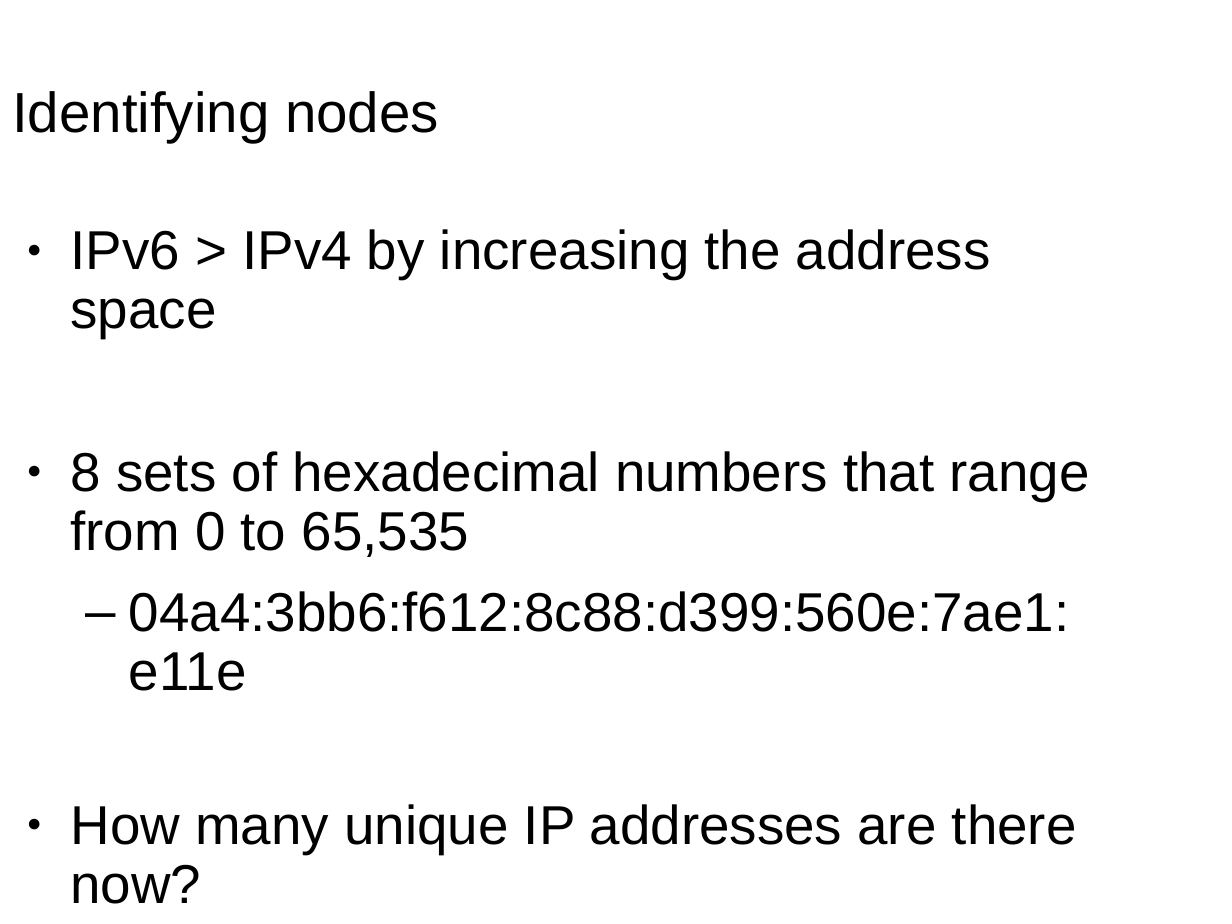
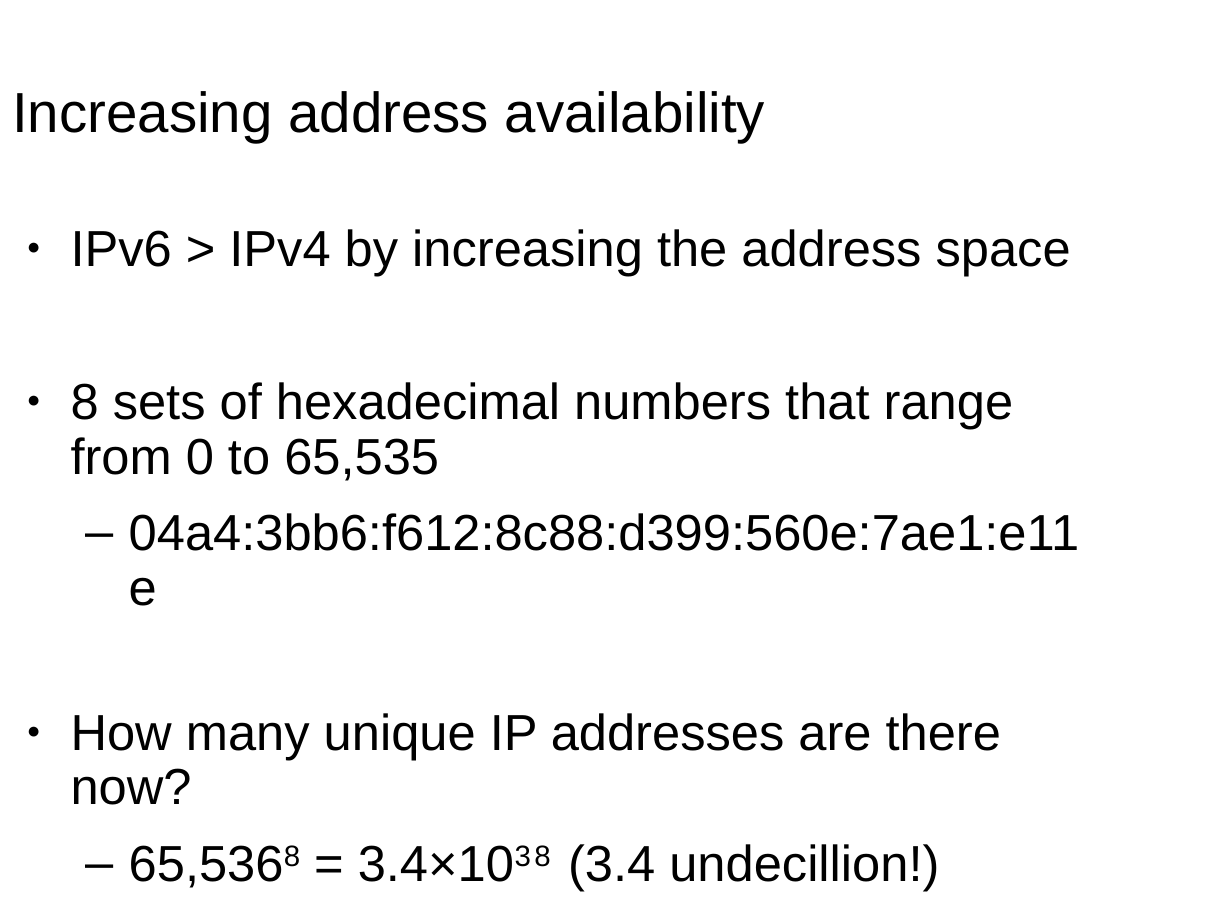
Before and after one commit to wu4f/cyberpdx-crypto, a slide deck: slide 10 of www/static/NetWorkProtocolsLecture4.pptx (slide 11 before the commit). Drawn at 1232x924 pixels with LibreOffice and Linux fonts; fonts in the diff are those of the drawing. Boxes give left, top, right and bottom in pixels: in the first picture for what was removed or moved away, otherwise in the second. Text is boxed around its words. In the diff, an @@ line names an element or a change of style, - is before the commit and + after.

```diff
--- a/www/static/NetWorkProtocolsLecture4.pptx
+++ b/www/static/NetWorkProtocolsLecture4.pptx
@@ title at box(12, 91, 765, 142): text changed @@
-Identifying nodes
+Increasing address availability
@@ text at box(71, 229, 1079, 805): size 32 to 29.6 pt in "IPv6 > IPv4 by increasing the address ...", "8 sets of hexadecimal numbers that range ...", "04a4:3bb6:f612:8c88:d399:560e:7ae1:e11e", "How many unique IP addresses are there ..." @@
@@ text at box(129, 844, 939, 892): paragraph added @@
+  – 65,5368 = 3.4×1038 (3.4 undecillion!)
```
Also in this commit, not shown: 9 other slides changed, 2 slides added, 9 slides removed, 4 other files.
